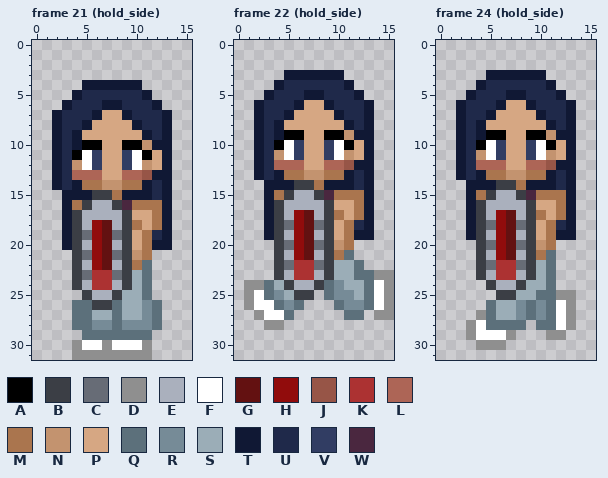
Two states of a pixel-art file, art/player_demo.aseprite. This is how it looked before the edit.
16x32 pixels, 24 frames. Shown: frame 21 (hold_side), frame 22 (hold_side), frame 24 (hold_side). The commit also changed other frames, which this record leaves out.
Visible layers, top first: "thermometer", "body".
Palette (. is transparent): A #000000  B #3b3e45  C #676c76  D #8f8f8f  E #aab0bd  F #ffffff  G #631111  H #910c0c  J #975547  K #ac3232  L #ad6556  M #aa754e  N #c3936f  P #d6a783  Q #5c707b  R #768b97  S #9badb7  T #101834  U #1f294a  V #313d63  W #4a273f
Pixels before, frame 21 (hold_side), first column x 2:
 4 ...TTTTTT...
 5 ..TUUUUUUT..
 6 .TUUUTTUUUT.
 7 TUUUTPPTUUUT
 8 TUUTPPPPTUUT
 9 TUTPPPPPPTUT
10 TUTAAPPAANTT
11 TUAFVPPVFAPT
12 TUNFVPPVFNPT
13 TULLLPPLLJTT
14 TUTMMNNMMTUT
15 .TTTBBMTTTUT
16 .TMBEEBWMMMT
17 .TBEEEEBPPMT
18 .TBEHGEBMPMT
19 .TBCHGCBPMUT
20 .TBEHGEBPMTT
21 ..BCHGCBNM..
22 ..BEHGEBMQ..
23 ..BCKKCBSQ..
24 ..BEKKEBSQ..
25 ...BEEBSSQ..
26 ..QQBBQSSRQ.
27 ..QQSSQSSRQ.
28 ..QQRRQRRRQ.
29 ...QQQQQQQ..
30 ..DFFDFFFD..
31 ..DDDDDDDD..
Pixels before, frame 22 (hold_side), first column x 1:
 3 ....TTTTTT.....
 4 ...TUUUUUUT....
 5 ..TUUUTTUUUT...
 6 .TUUUTPPTUUUT..
 7 .TUUTPPPPTUUT..
 8 .TUTPPPPPPTUT..
 9 .TUTAAPPAANTT..
10 .TUAFVPPVFAPT..
11 .TUNFVPPVFNPT..
12 .TULLLPPLLJTT..
13 .TUTMMNNMMTUT..
14 ..TTTBBMTTTUT..
15 ..TMBEEBWMMMT..
16 ..TBEEEEBPPMT..
17 ..TBEHGEBMPMT..
18 ..TBCHGCBPMUT..
19 ..TBEHGEBPMTT..
20 ...BCHGCBNM....
21 ...BEHGEBMQ....
22 ...BCKKCBSSQ...
23 ...BEKKEBSSQQDD
24 DDQSBEEBQRSSQFD
25 DFQRSBB.QRRSQFD
26 DFFQRQ...QRRQFD
27 .DFFQ.....QQ.DD
28 ..DD...........
Pixels before, frame 24 (hold_side), first column x 2:
 3 ...TTTTTT...
 4 ..TUUUUUUT..
 5 .TUUUTTUUUT.
 6 TUUUTPPTUUUT
 7 TUUTPPPPTUUT
 8 TUTPPPPPPTUT
 9 TUTAAPPAANTT
10 TUAFVPPVFAPT
11 TUNFVPPVFNPT
12 TULLLPPLLJTT
13 TUTMMNNMMTUT
14 .TTTBBMTTTUT
15 .TMBEEBWMMMT
16 .TBEEEEBPPMT
17 .TBEHGEBMPMT
18 .TBCHGCBPMUT
19 .TBEHGEBPMTT
20 ..BCHGCBNM..
21 ..BEHGEBMQ..
22 ..BCKKCBSQ..
23 ..BEKKEBSQ..
24 ...BEEBSSQ..
25 ....BBSSQQDD
26 ...QSSRQRQFD
27 ..DQSSRQRQFD
28 .DFQQQQ.QQFD
29 .DFFFD...DD.
30 ..DDD.......
After the commit:
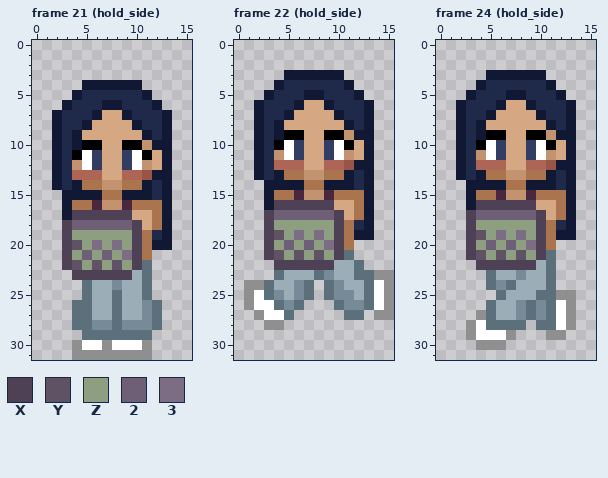
Colours new in this view: X #4e4155  Y #5f5265  Z #8e9f81  2 #6e5e76  3 #7c6c84
Changes in this commit:
layer "fog_machine" added
layer "thermometer" now hidden
Changed rows in their new state; - is an unchanged pixel.
Frame 21 (hold_side):
first column x 3:
15 ---TM---
16 --MWNN--
17 -XXXXXX-
18 X222222X
19 XZZZZZZX
20 XYZ3Z3ZX
21 XZ2Z2Z3X
22 XYZYZYZX
23 -XXXXXX-
24 -.QSSRS-
25 --QSSQ--
26 ---SS---
Frame 22 (hold_side):
first column x 3:
14 ---TM---
15 --MWNN--
16 -XXXXXX-
17 X222222X
18 XZZZZZZX
19 XYZ3Z3ZX
20 XZ2Z2Z3X
21 XYZYZYZX
22 -XXXXXX-
23 -QSSSQR-
24 --SRQ.--
25 ---RQ---
Frame 24 (hold_side):
first column x 3:
14 ---TM---
15 --MWNN--
16 -XXXXXX-
17 X222222X
18 XZZZZZZX
19 XYZ3Z3ZX
20 XZ2Z2Z3X
21 XYZYZYZX
22 -XXXXXX-
23 -.QSSRS-
24 --QRQS--
25 ---QS---
Changed places in both pictures, as pixel boxes (x1, y1, x2, y2):
changed: (62, 190, 142, 310)
changed: (264, 180, 344, 300)
changed: (466, 180, 546, 300)
